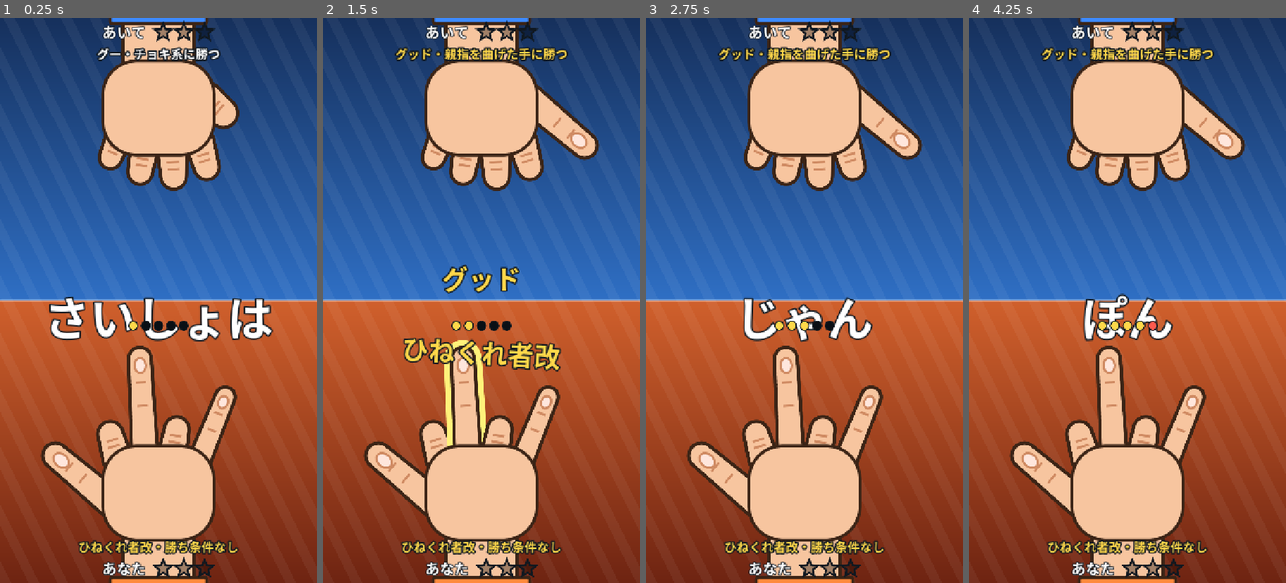
Above: before the commit, frames 1-4 (left to right).
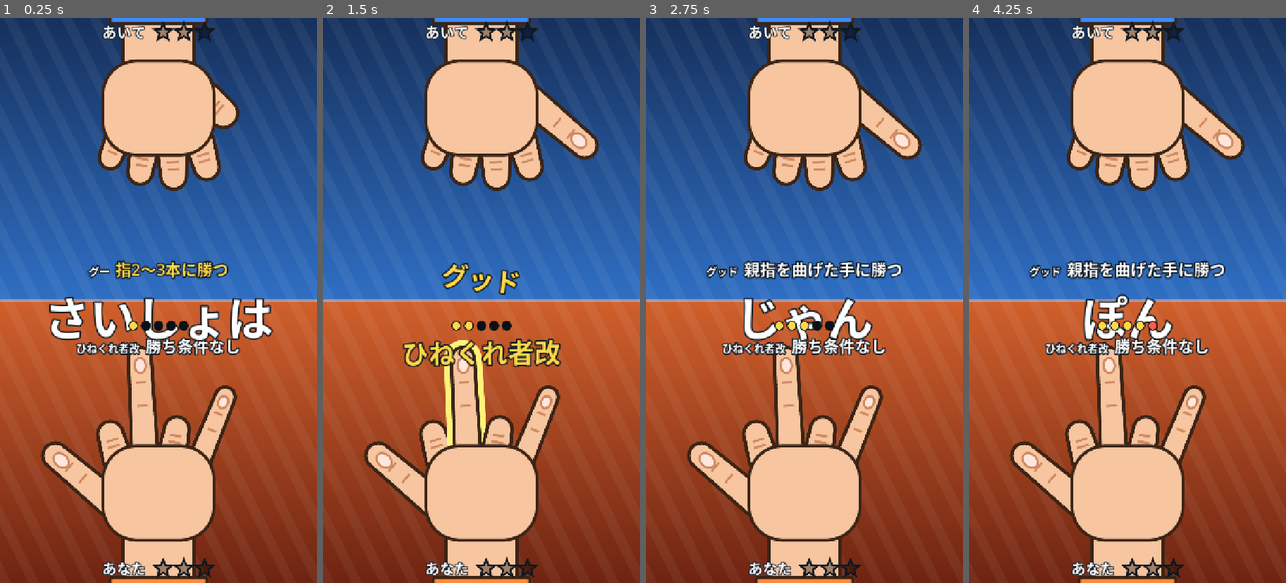
Above: after the commit, the same moments.

Repository: Omezi42/janken
Game: Godot game, scene res://scenes/battle.tscn
Two runs of this game, one before a commit and one after it. Both use one fixed random seed, a clock stepped at 60 frames per second and the inputs below.
Inputs (mouse positions are in pixels of both pictures, inside the frame that each line leads up to):
- Up to frame 1 (0.25 s): no input
- Up to frame 2 (1.5 s): tap Enter at 0.5 s; drag from (481, 153) to (513, 176) at 0.52 s; drag from (481, 447) to (465, 413) at 1.27 s
- Up to frame 3 (2.75 s): move the mouse to (836, 176) at 2.02 s; click (836, 176) at 2.17 s
- Up to frame 4 (4.25 s): tap Space at 2.75 s; drag from (1111, 413) to (1032, 215) at 2.77 s; move the mouse to (1222, 385) at 3.52 s; click (1222, 385) at 3.67 s

The runs differ from the first frame. In frame 1, 3.6% of the frame differs, in the area x 23-76%, y 5-95%; in frame 2, 4.0%; in frame 3, 4.5%; in frame 4, 4.6%, in the area x 18-81%, y 5-95%.

Commit message:
勝ち条件の札を指先のそばへ移し、当たっている勝ち条件を光らせ、反則の間は直前の手を残すようにした
- HandTag(名前は小さく、勝ち条件を大きく1行)を名前のハンコとほぼ同じ所に置き、手の名前を呼ぶ区間は隠す
- 相手の手が勝ち条件を満たしていれば黄色にして弾ませる。反則・モザイクの手が関わるときは光らせない
- 反則の間は直前の反則でない手を中途半端な指と同じ色で残す(指を引くたびのちらつきを無くす)
- 勝ち条件の表示の文から「系」「本家」「名前付き」の用語をやめ、反則の表示の文と StampLabel.put() を消した

Co-Authored-By: Claude Opus 5.5 <noreply@anthropic.com>

Diff:
--- a/data/hand_rule_table.tres
+++ b/data/hand_rule_table.tres
@@ -7,25 +7,25 @@
 script = ExtResource("1_cond")
 kind = 0
 value = 1
-text = "チョキ系に勝つ"
+text = "指2〜3本に勝つ"
 
 [sub_resource type="Resource" id="Resource_cond1"]
 script = ExtResource("1_cond")
 kind = 0
 value = 2
-text = "パー系に勝つ"
+text = "指4〜5本に勝つ"
 
 [sub_resource type="Resource" id="Resource_cond2"]
 script = ExtResource("1_cond")
 kind = 0
 value = 0
-text = "グー系に勝つ"
+text = "指0〜1本に勝つ"
 
 [sub_resource type="Resource" id="Resource_cond3"]
 script = ExtResource("1_cond")
 kind = 1
 value = 0
-text = "本家に勝つ"
+text = "グーチョキパーに勝つ"
 
 [sub_resource type="Resource" id="Resource_cond4"]
 script = ExtResource("1_cond")
@@ -43,19 +43,19 @@
 script = ExtResource("1_cond")
 kind = 2
 value = 0
-text = "名前付きの手に勝つ"
+text = "グーチョキパー以外に勝つ"
 
 [sub_resource type="Resource" id="Resource_cond7"]
 script = ExtResource("1_cond")
 kind = 5
 value = 3
-text = "伸びた指が2本以下の手に勝つ"
+text = "指0〜2本に勝つ"
 
 [sub_resource type="Resource" id="Resource_cond8"]
 script = ExtResource("1_cond")
 kind = 0
 value = 1
-text = "チョキ系に勝つ"
+text = "指2〜3本に勝つ"
 
 [resource]
 script = ExtResource("2_rules")
@@ -75,4 +75,3 @@
 "○○●●○": SubResource("Resource_cond8")
 })
 no_condition_text = "勝ち条件なし"
-foul_text = "反則・必ず負け"
--- a/scripts/data/hand_condition.gd
+++ b/scripts/data/hand_condition.gd
@@ -6,5 +6,5 @@
 ## SERIES: HandTypes.Series / FINGER_CURLED・FINGER_EXTENDED: HandTypes.Finger /
 ## FEWER_EXTENDED: 本数。ほかは使わない。
 @export var value: int
-## 表示の文(例: チョキ系に勝つ)。
+## 表示の文(例: 指2〜3本に勝つ)。
 @export var text: String
--- a/scripts/data/hand_rule_table.gd
+++ b/scripts/data/hand_rule_table.gd
@@ -11,7 +11,6 @@
 ## 勝ち条件を持つ手(本家を含む)。表に無い手は勝ち条件なし。
 @export var conditions: Dictionary[String, HandCondition] = {}
 @export var no_condition_text: String
-@export var foul_text: String
 
 
 ## states は伸び・曲がりだけからなる指の状態。勝ち条件が無ければ null。
--- a/scripts/logic/hand_shape_judge.gd
+++ b/scripts/logic/hand_shape_judge.gd
@@ -77,9 +77,7 @@
 	return format.format({"name": _names.name_of(snapped)})
 
 
-## 手のそばに出す勝ち条件の文(GameDesign 5章)。
+## states は反則でない手の指の状態。手のそばに出す勝ち条件の文(GameDesign 2.3節・5章)。
 func condition_text(states: Array) -> String:
-	if shape_of(states) == HandTypes.Shape.FOUL:
-		return rules.foul_text
 	var condition := rules.condition_of(states)
 	return rules.no_condition_text if condition == null else condition.text
--- a/scripts/ui/battle_screen.gd
+++ b/scripts/ui/battle_screen.gd
@@ -35,14 +35,11 @@
 const TEXT_COLOR := Color.WHITE
 const NAMED_COLOR := Color("ffd84a")
 const FOUL_COLOR := HandView.HALF_SKIN_COLOR
-## いまの手の名前と勝ち条件の区切り(GameDesign 5章)。
-const LIVE_SEPARATOR := "・"
 const MY_SLEEVE_COLOR := Color("ff8a3d")
 const THEIR_SLEEVE_COLOR := Color("3d8bff")
 const CALL_FONT_SIZE := 104
 const NAME_FONT_SIZE := 60
 const EFFECT_FONT_SIZE := 30
-const LIVE_FONT_SIZE := 28
 const RETRY_FONT_SIZE := 44
 const RETRY_COLOR := Color("ffd84a")
 const RETRY_HOVER_COLOR := Color("ffe680")
@@ -57,14 +54,15 @@
 const THEIR_HAND_RECT := Rect2(0.0, 0.02, 1.0, 0.44)
 const MY_HAND_RECT := Rect2(0.0, 0.54, 1.0, 0.44)
 const THEIR_STARS_RECT := Rect2(0.04, 0.008, 0.92, 0.035)
-const THEIR_LIVE_RECT := Rect2(0.0, 0.045, 1.0, 0.035)
 const MY_STARS_RECT := Rect2(0.04, 0.957, 0.92, 0.035)
-const MY_LIVE_RECT := Rect2(0.0, 0.918, 1.0, 0.035)
 const THEIR_EFFECT_RECT := Rect2(0.0, 0.392, 1.0, 0.035)
 const THEIR_NAME_RECT := Rect2(0.0, 0.425, 1.0, 0.05)
+## 勝ち条件の札は名前のハンコとほぼ同じ所(相手の札は掛け声に触れないよう少し上)。
+const THEIR_TAG_RECT := Rect2(0.0, 0.425, 1.0, 0.04)
 const CALL_RECT := Rect2(0.0, 0.468, 1.0, 0.07)
 const LAMPS_RECT := Rect2(0.3, 0.537, 0.4, 0.016)
 const MY_NAME_RECT := Rect2(0.0, 0.556, 1.0, 0.05)
+const MY_TAG_RECT := Rect2(0.0, 0.561, 1.0, 0.04)
 const MY_EFFECT_RECT := Rect2(0.0, 0.604, 1.0, 0.035)
 const RETRY_RECT := Rect2(0.28, 0.66, 0.44, 0.075)
 const FULL_RECT := Rect2(0.0, 0.0, 1.0, 1.0)
@@ -94,8 +92,9 @@
 var _their_name_label: StampLabel
 var _my_effect_label: StampLabel
 var _their_effect_label: StampLabel
-var _my_live_label: StampLabel
-var _their_live_label: StampLabel
+var _tags: Array[HandTag] = []
+## いまの掛け声の区間。
+var _call_segment := 0
 var _their_tape: CensorTape
 var _my_stars: WinStars
 var _their_stars: WinStars
@@ -123,8 +122,7 @@
 		_unprocessed_seconds -= LocalMatch.TICK_SECONDS
 		_tick()
 	_my_view.interactive = _is_human_playing() and _match.can_operate()
-	_update_live(_my_live_label, MY_PLAYER)
-	_update_live(_their_live_label, THEIR_PLAYER)
+	_update_tags()
 	_shake(delta)
 
 
@@ -176,8 +174,9 @@
 	_their_view.mouse_filter = MOUSE_FILTER_IGNORE
 	_my_view = _add_hand_view(_match.hands[MY_PLAYER], MY_HAND_RECT, MY_SLEEVE_COLOR)
 	_my_view.finger_moved.connect(_on_my_finger_moved)
-	_their_live_label = _add_label(THEIR_LIVE_RECT, LIVE_FONT_SIZE)
-	_my_live_label = _add_label(MY_LIVE_RECT, LIVE_FONT_SIZE)
+	_tags.resize(LocalMatch.PLAYER_COUNT)
+	_tags[THEIR_PLAYER] = _add_tag(THEIR_TAG_RECT)
+	_tags[MY_PLAYER] = _add_tag(MY_TAG_RECT)
 	_their_effect_label = _add_label(THEIR_EFFECT_RECT, EFFECT_FONT_SIZE)
 	_their_name_label = _add_label(THEIR_NAME_RECT, NAME_FONT_SIZE)
 	_their_tape = CensorTape.new()
@@ -211,6 +210,13 @@
 	return label
 
 
+func _add_tag(rect: Rect2) -> HandTag:
+	var tag := HandTag.new()
+	tag.visible = false
+	_place(_stage, tag, rect)
+	return tag
+
+
 func _add_stars(rect: Rect2, caption: String) -> WinStars:
 	var stars := WinStars.new()
 	stars.caption = caption
@@ -274,6 +280,7 @@
 
 
 func _on_call_segment_changed(index: int) -> void:
+	_call_segment = index
 	var word := MATCH_CONFIG.call_words[index]
 	if word.is_empty():
 		_call_label.clear()
@@ -331,15 +338,40 @@
 	return TEXT_COLOR
 
 
-## 掛け声の間、いまの手の名前と勝ち条件を出す(GameDesign 5章)。モザイクの掛かった手は出さない。
-func _update_live(label: StampLabel, player: int) -> void:
-	if not _match.can_operate() or _match.effects.is_censored(player):
-		label.clear()
-		return
-	var curls := _match.hands[player].curls
-	var states := _match.judge.states_of(curls)
-	var line := _match.judge.hand_name(curls) + LIVE_SEPARATOR + _match.judge.condition_text(states)
-	label.put(line, _shape_color(HandShapeJudge.shape_of(states)))
+## 掛け声の間、手の指先のそばに勝ち条件の札を出す(GameDesign 5章)。名前を呼ぶ区間は名前のハンコに任せて隠す。
+func _update_tags() -> void:
+	var states := []
+	for hand in _match.hands:
+		states.append(_match.judge.states_of(hand.curls))
+	for player in LocalMatch.PLAYER_COUNT:
+		var tag := _tags[player]
+		if not _match.can_operate() or _is_hidden(player):
+			tag.clear()
+			continue
+		var mine: Array = states[player]
+		var theirs: Array = states[_other(player)]
+		if HandShapeJudge.shape_of(mine) == HandTypes.Shape.FOUL:
+			tag.put_foul()
+		else:
+			var hand_name := _match.judge.hand_name(_match.hands[player].curls)
+			tag.put(hand_name, _match.judge.condition_text(mine), _is_lit(player, mine, theirs))
+		tag.visible = _call_segment != MATCH_CONFIG.hand_call_segment
+
+
+## 反則でない手 mine の勝ち条件が当たっているか。相手が反則・モザイクに隠れているときは光らせない。
+func _is_lit(player: int, mine: Array, theirs: Array) -> bool:
+	if HandShapeJudge.shape_of(theirs) == HandTypes.Shape.FOUL or _is_hidden(_other(player)):
+		return false
+	return RoundRules.beats(mine, theirs, _match.judge)
+
+
+## この画面でモザイクに隠れている手か(モザイクは相手の画面でだけ掛かる。GameDesign 2.5節)。
+func _is_hidden(player: int) -> bool:
+	return player == THEIR_PLAYER and _match.effects.is_censored(THEIR_PLAYER)
+
+
+func _other(player: int) -> int:
+	return THEIR_PLAYER if player == MY_PLAYER else MY_PLAYER
 
 
 func _show_effect(label: StampLabel, effect: HandEffect, target_name: String) -> void:
--- /dev/null
+++ b/scripts/ui/hand_tag.gd
@@ -0,0 +1,106 @@
+class_name HandTag
+extends Control
+## 手の指先のそばに出す、いまの手の名前(小)と勝ち条件の1行(GameDesign 5章・8.5節)。
+## 当たっている勝ち条件は黄色にして光った瞬間に弾ませる。反則の間は直前の手を中途半端な指と同じ色で残す。
+## 幅に収まらない文字は小さくする。
+
+const NAME_FONT_SIZE := 24
+const CONDITION_FONT_SIZE := 36
+## 名前と勝ち条件の間(ピクセル)。
+const GAP := 14.0
+## 文字が使ってよい幅(このノードの幅に対する比)。
+const FIT_RATIO := 0.94
+const OUTLINE_SIZE := 12
+const OUTLINE_COLOR := StampLabel.OUTLINE_COLOR
+const TEXT_COLOR := Color.WHITE
+const LIT_COLOR := Color("ffd84a")
+const FOUL_COLOR := HandView.HALF_SKIN_COLOR
+## 光った瞬間に勝ち条件を弾ませる大きさと秒。
+const LIT_POP_SCALE := 1.3
+const LIT_POP_SECONDS := 0.25
+
+var condition_scale := 1.0:
+	set(value):
+		condition_scale = value
+		queue_redraw()
+var _hand_name := ""
+var _condition := ""
+var _lit := false
+var _foul := false
+var _tween: Tween
+
+
+func _ready() -> void:
+	mouse_filter = MOUSE_FILTER_IGNORE
+
+
+## 反則でない手を出す。lit は勝ち条件が当たっているか。
+func put(hand_name: String, condition: String, lit: bool) -> void:
+	if lit and not _lit:
+		_pop()
+	_set_content(hand_name, condition, lit, false)
+
+
+## 反則の間、直前に出した手を残す。
+func put_foul() -> void:
+	_set_content(_hand_name, _condition, false, true)
+
+
+## 隠す。次に光ったときも弾むように光りを消す。
+func clear() -> void:
+	visible = false
+	_lit = false
+
+
+func _set_content(hand_name: String, condition: String, lit: bool, foul: bool) -> void:
+	if [hand_name, condition, lit, foul] == [_hand_name, _condition, _lit, _foul]:
+		return
+	_hand_name = hand_name
+	_condition = condition
+	_lit = lit
+	_foul = foul
+	queue_redraw()
+
+
+func _pop() -> void:
+	if _tween != null:
+		_tween.kill()
+	condition_scale = LIT_POP_SCALE
+	_tween = create_tween().set_trans(Tween.TRANS_BACK).set_ease(Tween.EASE_OUT)
+	_tween.tween_property(self, "condition_scale", 1.0, LIT_POP_SECONDS)
+
+
+func _draw() -> void:
+	var font := get_theme_default_font()
+	var full_width := (
+		_width(font, _hand_name, NAME_FONT_SIZE)
+		+ GAP
+		+ _width(font, _condition, CONDITION_FONT_SIZE)
+	)
+	var fit := minf(1.0, size.x * FIT_RATIO / full_width) if full_width > 0.0 else 1.0
+	var name_size := floori(NAME_FONT_SIZE * fit)
+	var condition_size := floori(CONDITION_FONT_SIZE * fit)
+	var name_width := _width(font, _hand_name, name_size)
+	var condition_width := _width(font, _condition, condition_size)
+	var left := (size.x - name_width - GAP * fit - condition_width) / 2.0
+	var ascent := font.get_ascent(condition_size)
+	var baseline := (size.y + ascent - font.get_descent(condition_size)) / 2.0
+	var color := FOUL_COLOR if _foul else TEXT_COLOR
+	_draw_text(font, Vector2(left, baseline), _hand_name, name_size, color)
+	var condition_left := left + name_width + GAP * fit
+	var center := Vector2(condition_left + condition_width / 2.0, size.y / 2.0)
+	draw_set_transform(center * (1.0 - condition_scale), 0.0, Vector2.ONE * condition_scale)
+	var condition_color := LIT_COLOR if _lit else color
+	_draw_text(font, Vector2(condition_left, baseline), _condition, condition_size, condition_color)
+	draw_set_transform(Vector2.ZERO)
+
+
+func _width(font: Font, text: String, font_size: int) -> float:
+	return font.get_string_size(text, HORIZONTAL_ALIGNMENT_LEFT, -1, font_size).x
+
+
+func _draw_text(font: Font, at: Vector2, text: String, font_size: int, color: Color) -> void:
+	draw_string_outline(
+		font, at, text, HORIZONTAL_ALIGNMENT_LEFT, -1, font_size, OUTLINE_SIZE, OUTLINE_COLOR
+	)
+	draw_string(font, at, text, HORIZONTAL_ALIGNMENT_LEFT, -1, font_size, color)
--- a/scripts/ui/stamp_label.gd
+++ b/scripts/ui/stamp_label.gd
@@ -1,6 +1,6 @@
 class_name StampLabel
 extends Label
-## 弾んで出る文字(pop)と、ハンコのように押される文字(stamp)(GameDesign 8.2節・8.3節)。put は動かさずに出す。
+## 弾んで出る文字(pop)と、ハンコのように押される文字(stamp)(GameDesign 8.2節・8.3節)。
 ## 幅に収まらない文字は小さくする。
 
 const POP_SCALE := 1.6
@@ -32,12 +32,6 @@
 func clear() -> void:
 	_stop()
 	text = ""
-
-
-## 動かさずに出す(同じ文字なら何もしない)。
-func put(new_text: String, color: Color) -> void:
-	if new_text != text:
-		_show(new_text, color)
 
 
 func pop(new_text: String, color: Color) -> void:
Not shown, added: scripts/ui/hand_tag.gd.uid
Not shown, changed: docs/Architecture.md
Not shown, changed: docs/GameDesign.md
Not shown, changed: docs/TODO.md
